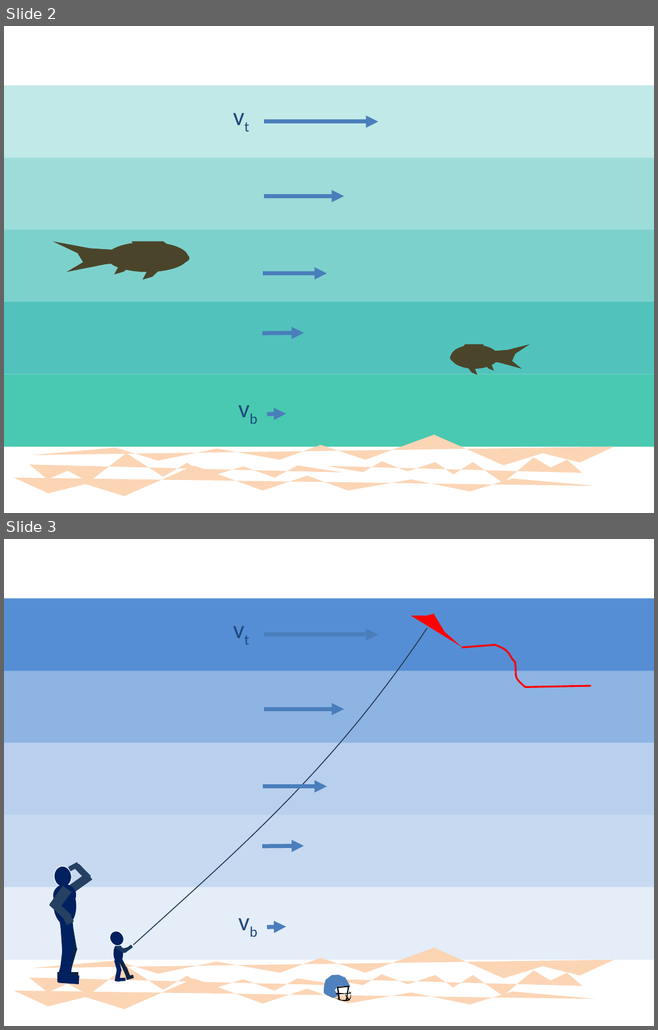
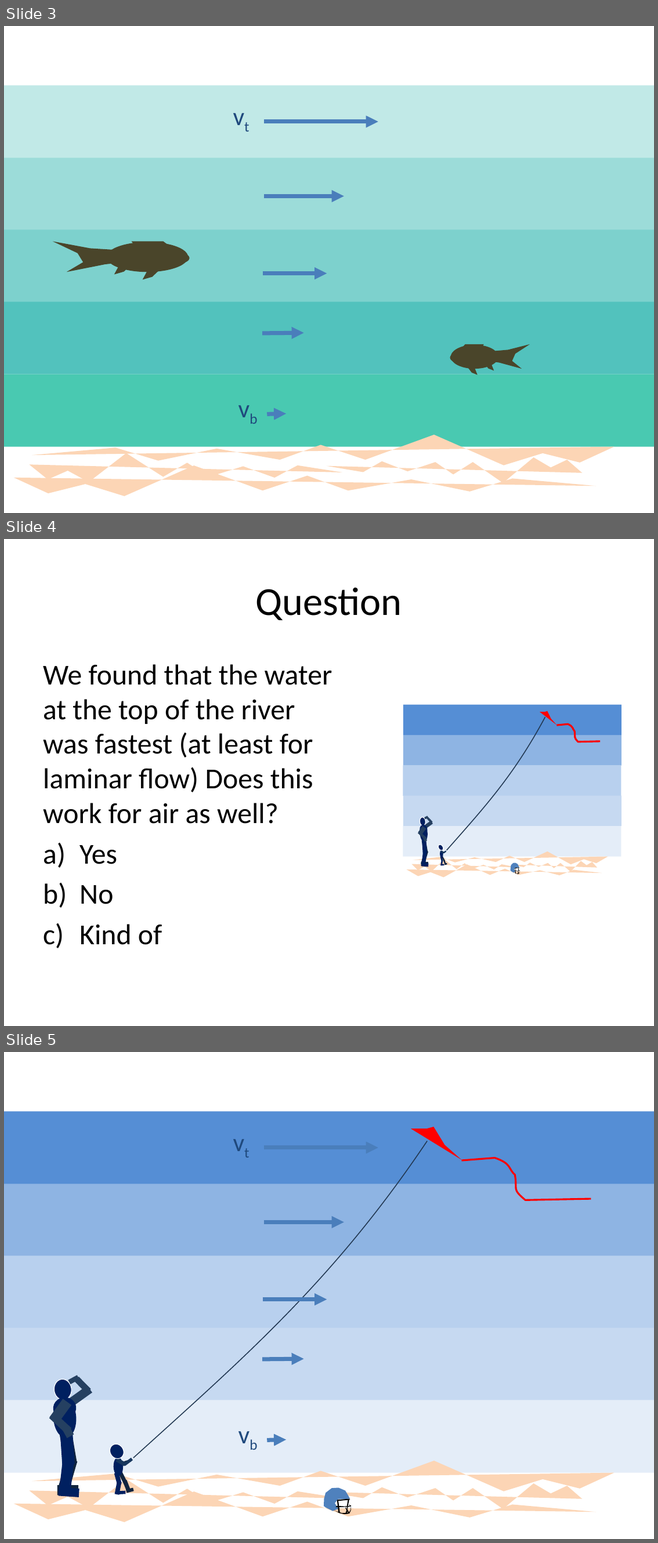
Before and after one commit to rtlines/Introductory-Physics-II, a slide deck: Lecture_Slides/PH 123 Lecture 28.pptx. Shown one above the other, each under a label of ours: slides 2 and 3 before the commit, slides 3, 4 and 5 after it. The pictures are 658x1030 and 658x1543 pixels, drawn with LibreOffice and Linux fonts; fonts in the diff are those of the drawing. Boxes give left, top, right and bottom in pixels: in the first picture for what was removed or moved away, otherwise in the second. Text is boxed around its words. In the diff, an @@ line names an element or a change of style, - is before the commit and + after.

```diff
--- a/Lecture_Slides/PH 123 Lecture 28.pptx
+++ b/Lecture_Slides/PH 123 Lecture 28.pptx
@@ slide 4 added at box(4, 539, 654, 1026), background #FFFFFF @@
@@ title added at box(256, 587, 402, 620), 44 pt, text #000000 @@
+Question
@@ text added at box(43, 664, 332, 945), 32 pt, text #000000 @@
+We found that the water at the top of the river was fastest (at least for laminar flow) Does this work for air as well?
+a) Yes
+b) No
+c) Kind of
@@ rectangle added at box(403, 705, 621, 735), fill #558ED5 @@
@@ freeform shape added at box(539, 711, 556, 725), fill #FF0000 @@
@@ freeform shape added at box(447, 717, 545, 850), outline #233953 1 pt @@
@@ freeform shape added at box(556, 724, 600, 741), outline #FF0000 2 pt @@
@@ rectangle added at box(403, 735, 621, 766), fill #8EB4E3 @@
@@ rectangle added at box(403, 765, 621, 795), fill #B8D0EE @@
@@ rectangle added at box(403, 795, 621, 826), fill #C6D9F1 @@
@@ group added at box(418, 816, 433, 867): 12 rectangles, 3 ellipses @@
@@ rectangle added at box(403, 826, 621, 857), fill #E4EDF8 @@
@@ freeform shape added at box(412, 852, 607, 864), fill #FCD5B5 @@
@@ freeform shape added at box(406, 864, 601, 878), fill #FCD5B5 @@
@@ freeform shape added at box(411, 859, 517, 871), fill #FCD5B5 @@
@@ group added at box(437, 843, 447, 866): 9 rectangles, 2 ellipses @@
@@ freeform shape added at box(511, 861, 597, 873), fill #FCD5B5 @@
@@ group added at box(510, 863, 519, 874): 7 freeform shapes @@
@@ what was slide 2 is now slide 3 @@
@@ what was slide 3 is now slide 5 @@
```
Also in this commit, not shown: 19 other slides added, 39 other files.
